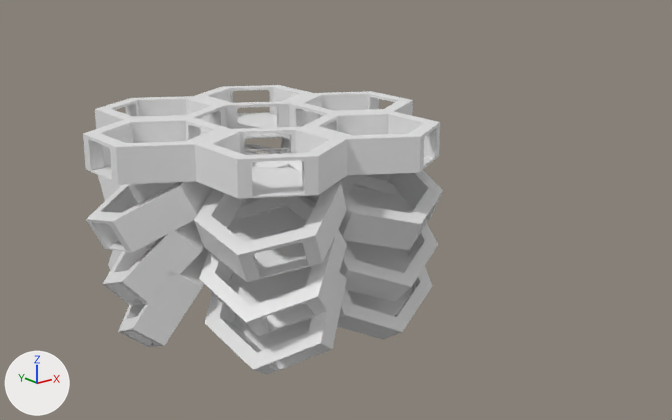
The Blender file babel/babel.blend as it was, and as the next commit left it.
Both versions are drawn from a camera (50 mm lens) standing at (-38.4, -56.8, 16.4) and looking at (10.9, 4.8, -8.3). The axes (+X, +Y, +Z) are drawn at lower left. The lights are the same throughout.
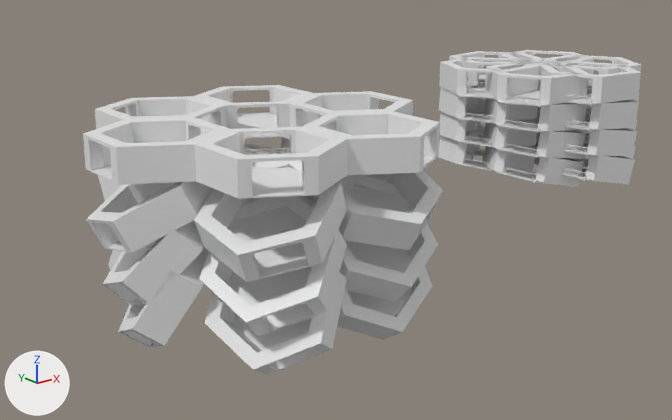
Boxes (x1, y1, x2, y2) around the edits, measured in the pictures (672 x 420 px):
'Circle', modifiers changed (55% wider, 12% taller): before (83, 85, 443, 375); after (83, 50, 641, 375)

Patch to the scene script:
```diff
--- a/babel/babel.blend.py
+++ b/babel/babel.blend.py
@@ ob_circle @@
 ob_circle.use_instance_vertices_rotation = True
+_m = ob_circle.modifiers.new('Array.001', 'ARRAY')
+_m.constant_offset_displace = (4.0, 0.0, 0.0)
+_m.relative_offset_displace = (4.0, 0.0, 0.0)
 _m = ob_circle.modifiers.new('Array', 'ARRAY')
```
